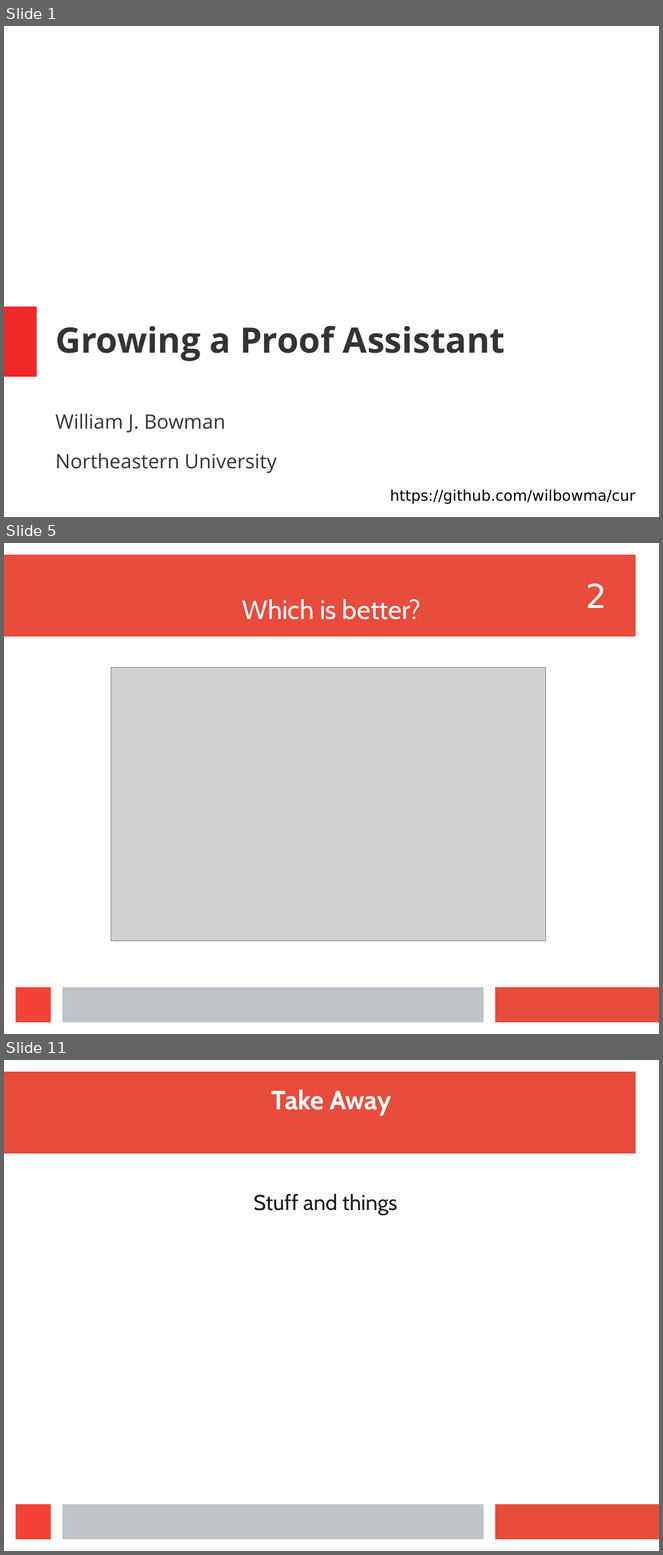
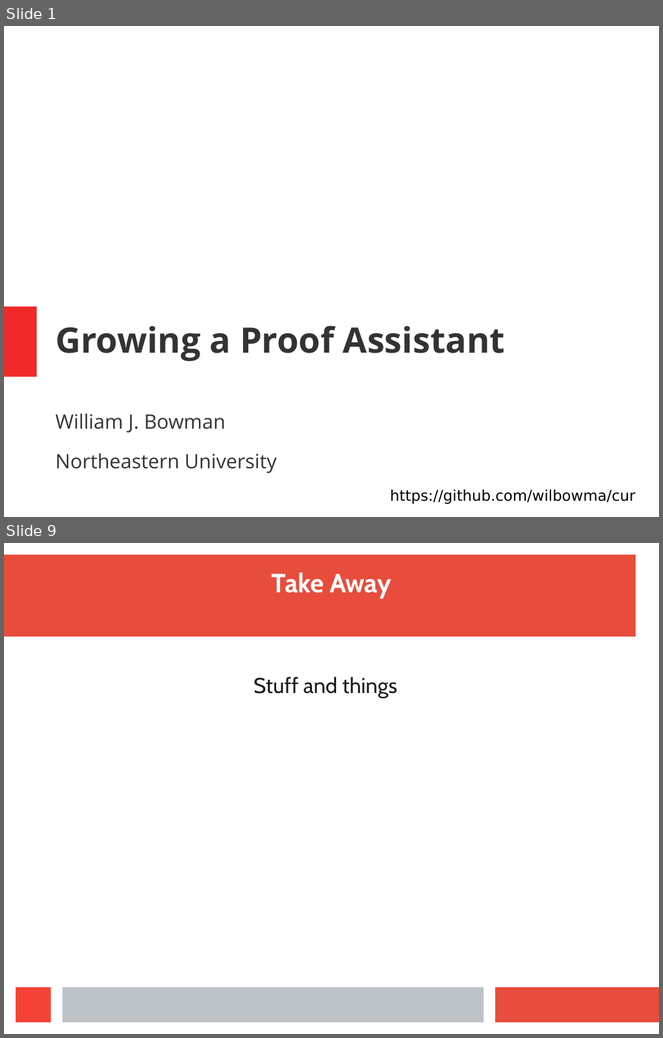
Before and after one commit to wilbowma/cur, a slide deck: hope-2016/slides.odp. Shown one above the other, each under a label of ours: slides 1, 5 and 11 before the commit, slides 1 and 9 after it; the slides between them are not shown. The pictures are 663x1555 and 663x1038 pixels, drawn with LibreOffice and Linux fonts; fonts in the diff are those of the drawing; grey boxes stand for pictures. Boxes give left, top, right and bottom in pixels: in the first picture for what was removed or moved away, otherwise in the second. Text is boxed around its words. In the diff, an @@ line names an element or a change of style, - is before the commit and + after.

```diff
--- a/hope-2016/slides.odp
+++ b/hope-2016/slides.odp
@@ slide 5 removed at (4,543,659,1034), background #FFFFFF; not listed: 4 template elements that a slide beside it also shows @@
@@ title removed at (243,599,421,620) @@
-Which is better?
@@ text removed at (586,583,607,608) @@
-2
@@ picture removed at (111,668,545,941) @@
@@ what was slide 11 is now slide 9 @@
```
Also in this commit, not shown: 7 slides added, 8 other slides removed, 2 other files.
